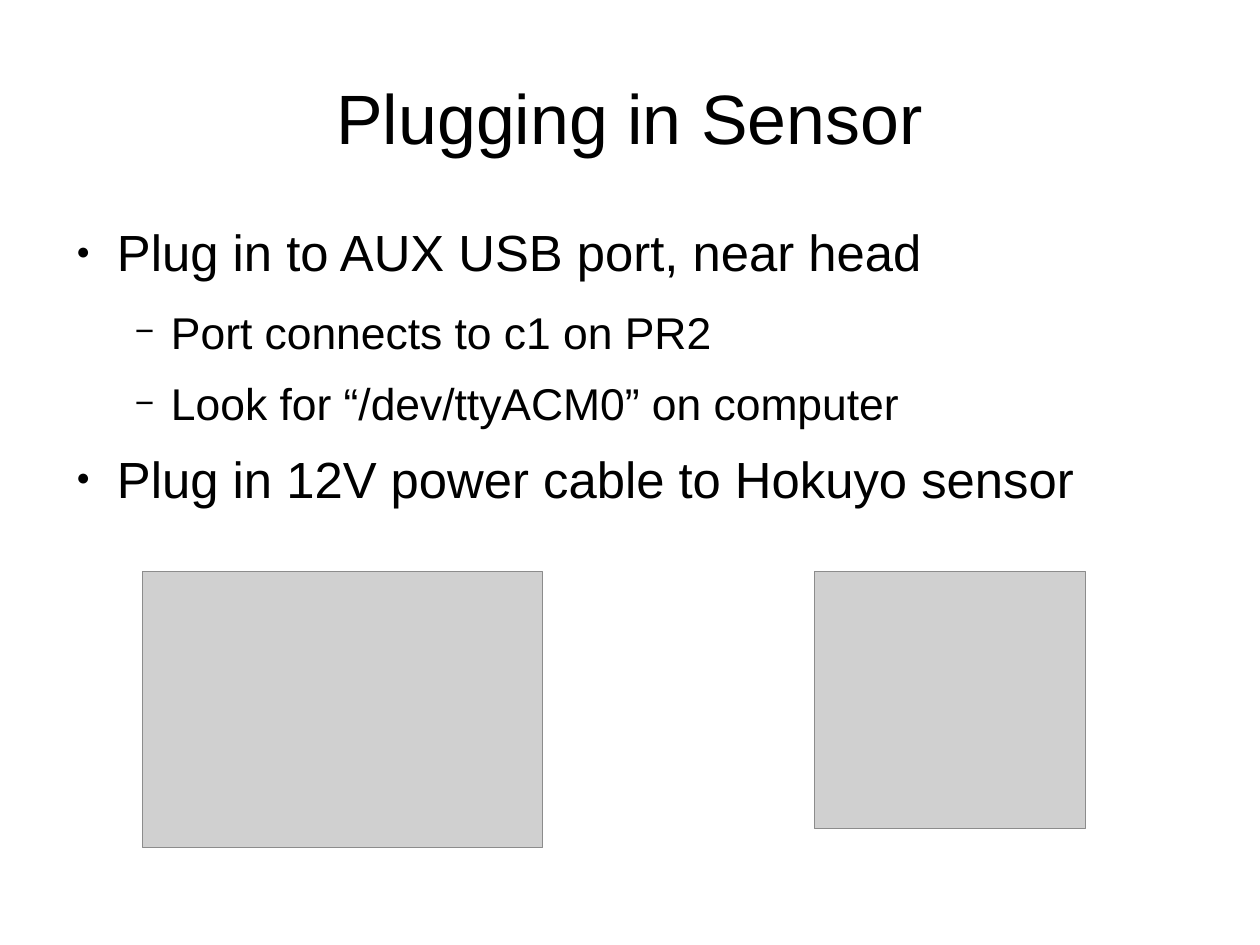
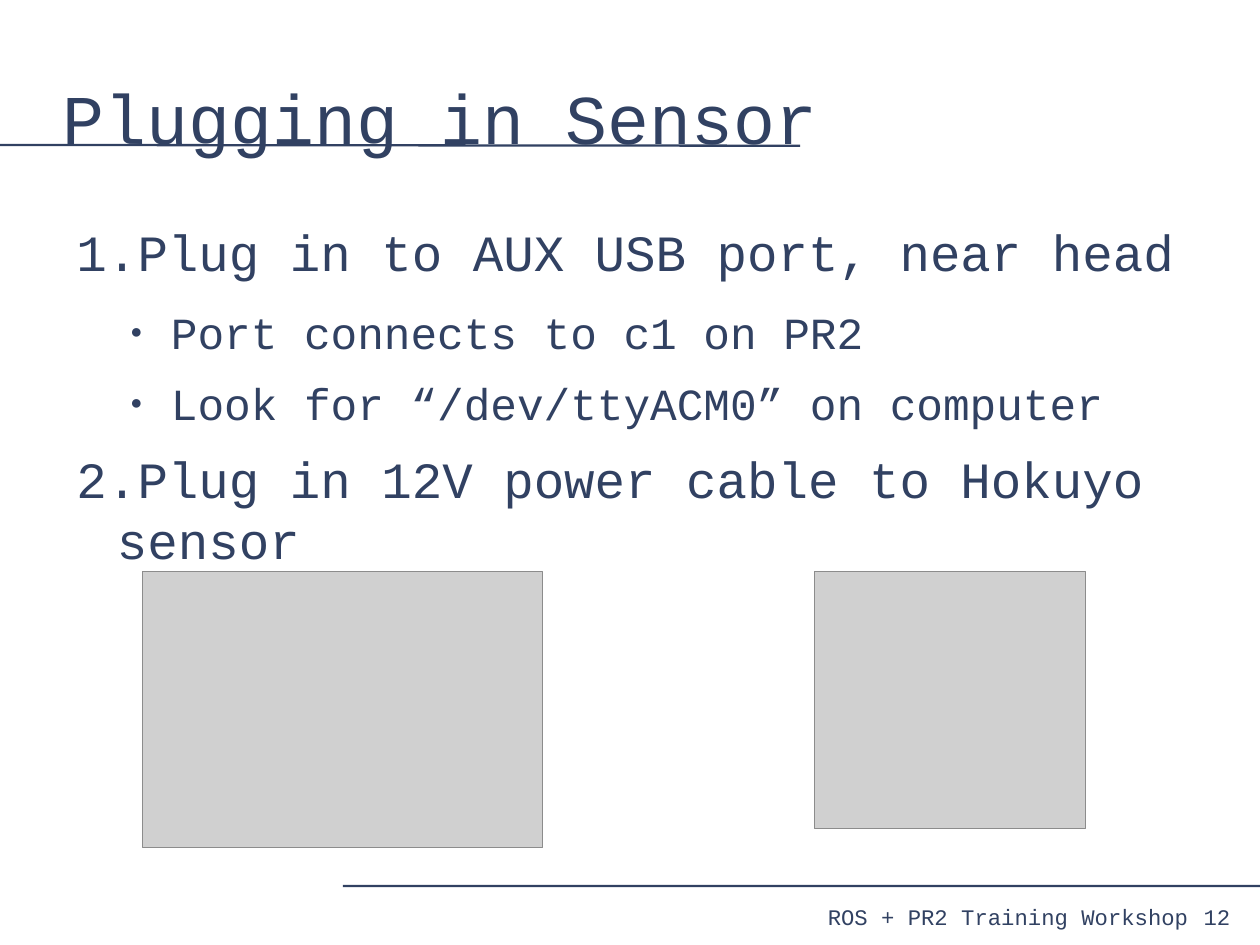
Before and after one commit to PR2/pr2_docs, a slide deck: slide 12 of pr2_training_workshop/modifying_pr2/adding_sensor.odp. Drawn at 1260x945 pixels with LibreOffice and Linux fonts; fonts in the diff are those of the drawing; grey boxes stand for pictures. Boxes give left, top, right and bottom in pixels: in the first picture for what was removed or moved away, otherwise in the second. Text is boxed around its words. In the diff, an @@ line names an element or a change of style, - is before the commit and + after.

```diff
--- a/pr2_training_workshop/modifying_pr2/adding_sensor.odp
+++ b/pr2_training_workshop/modifying_pr2/adding_sensor.odp
@@ title "Plugging in Sensor" at (63,93,817,159): font Arial to Courier New, text colour #000000 to #314162; alignment centre to left @@
@@ line added from (0, 145) to (800, 145), #314162 1.45 pt @@
@@ text "Plug in to AUX USB ..." at (76,235,1174,574): font Arial to Courier New, text colour #000000 to #314162; bullet ● to 1.; bullet colour #000000 to #314162; bullet − to ● @@
@@ line added from (343, 886) to (1260, 886), #314162 1.45 pt @@
@@ text added at (828,909,1188,930), 14 pt, text #314162 @@
+ROS + PR2 Training Workshop
@@ page number added at (1204,910,1231,925), 14 pt, text #314162 @@
+12
```
Also in this commit, not shown: 14 other slides changed.
